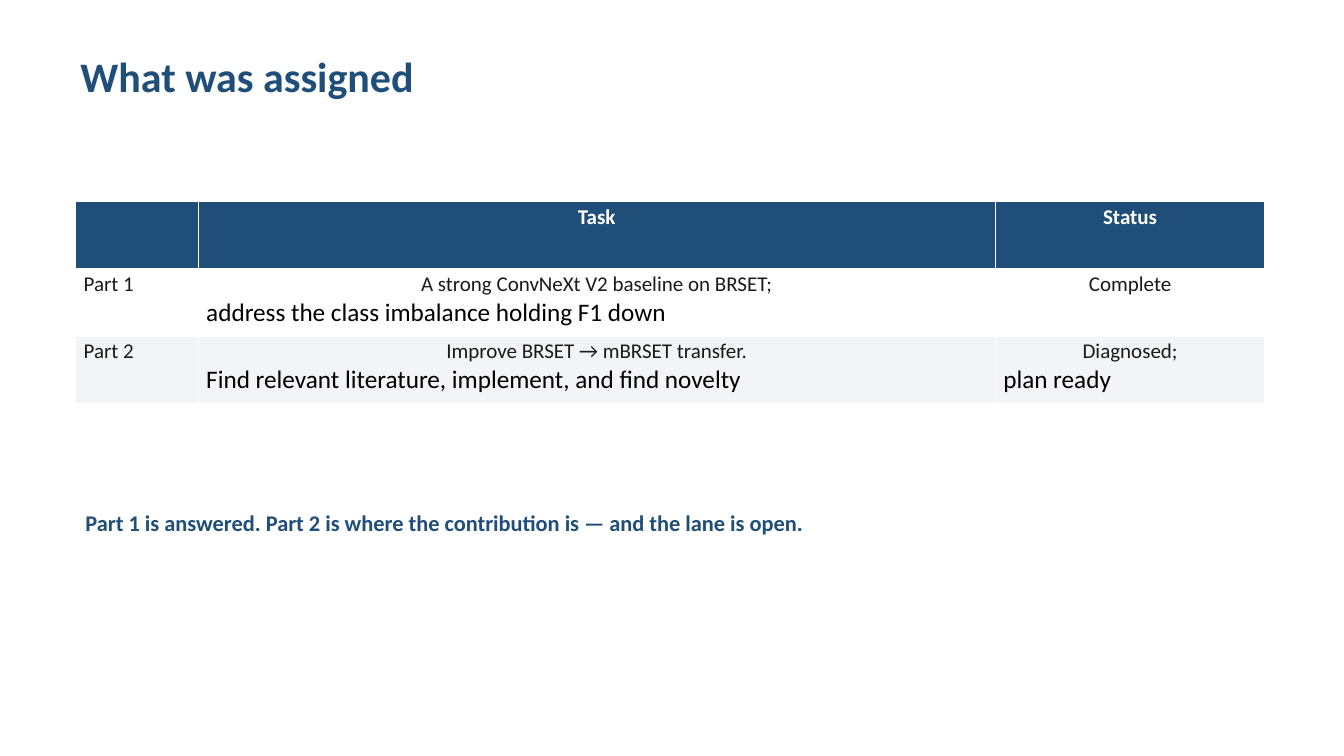
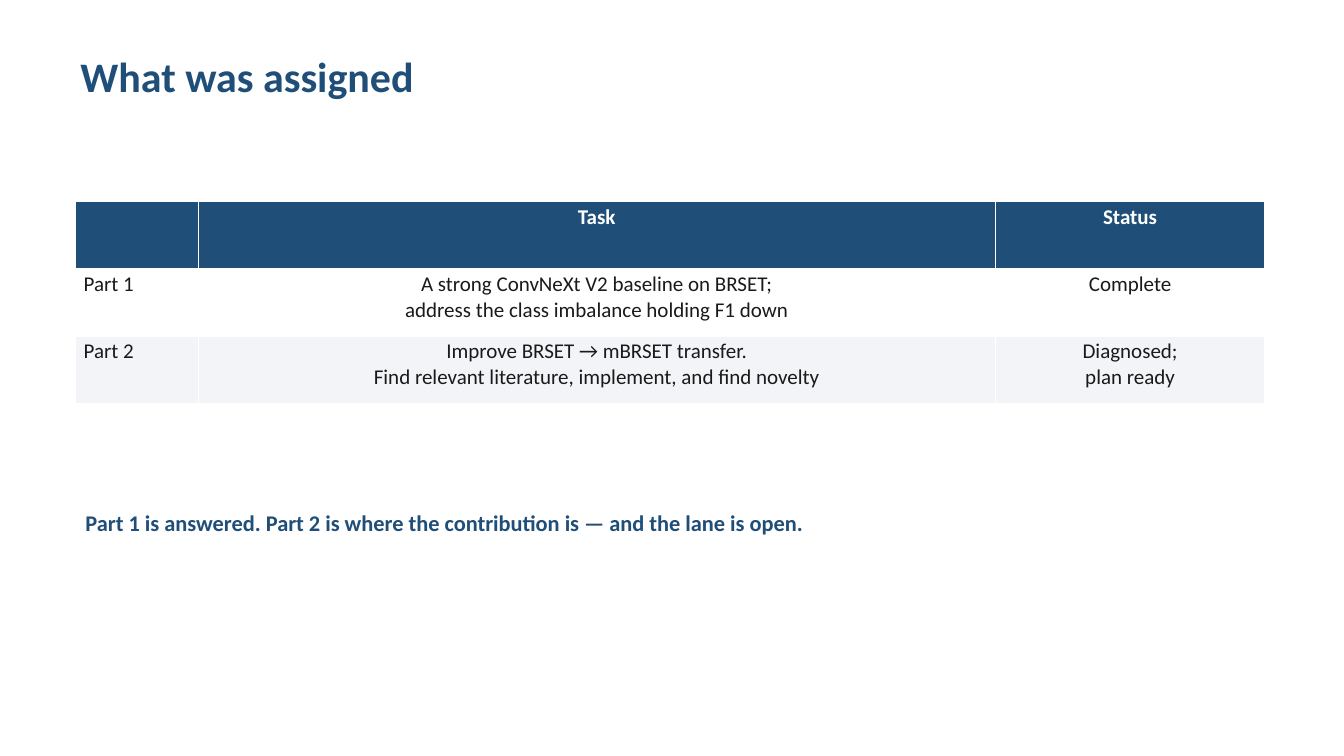
Before and after one commit to Sahith59/brset-convnextv2, a slide deck: slide 2 of presentation/BRSET_ConvNeXtV2_Progress.pptx. Drawn at 1344x756 pixels with LibreOffice and Linux fonts; fonts in the diff are those of the drawing. Boxes give left, top, right and bottom in pixels: in the first picture for what was removed or moved away, otherwise in the second. Text is boxed around its words. In the diff, an @@ line names an element or a change of style, - is before the commit and + after.

```diff
--- a/presentation/BRSET_ConvNeXtV2_Progress.pptx
+++ b/presentation/BRSET_ConvNeXtV2_Progress.pptx
@@ table at (76, 202, 1266, 403) @@
@@ size 18 to 15 pt, text colour #000000 to #1A1A1A in "address the class imbalance holding F1 down", "Find relevant literature, implement, and find novelty", "plan ready" @@
@@ alignment left to centre @@
```
Also in this commit, not shown: 5 other slides changed, 1 other file.
